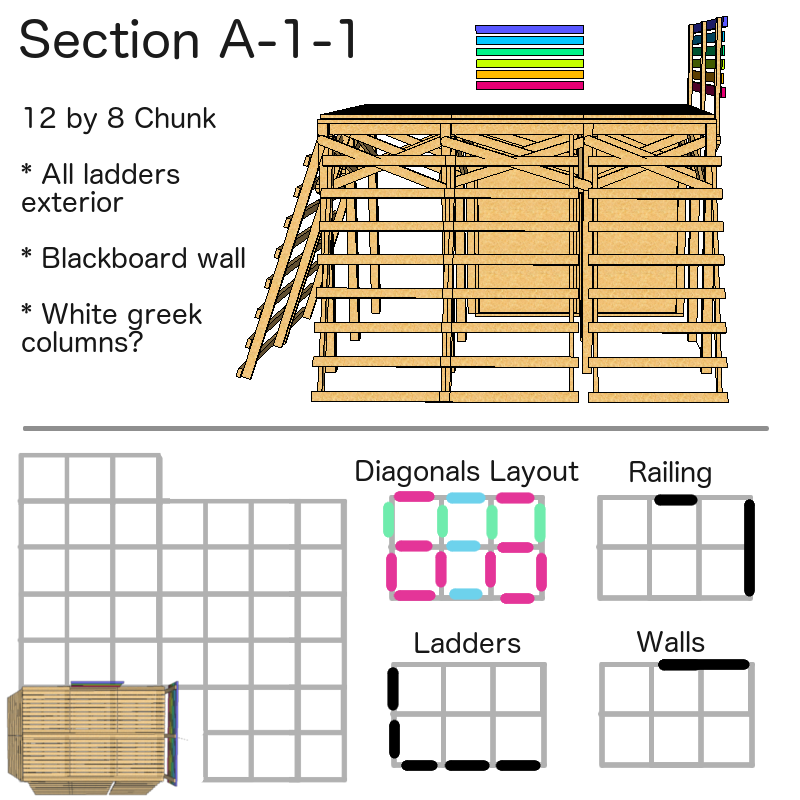
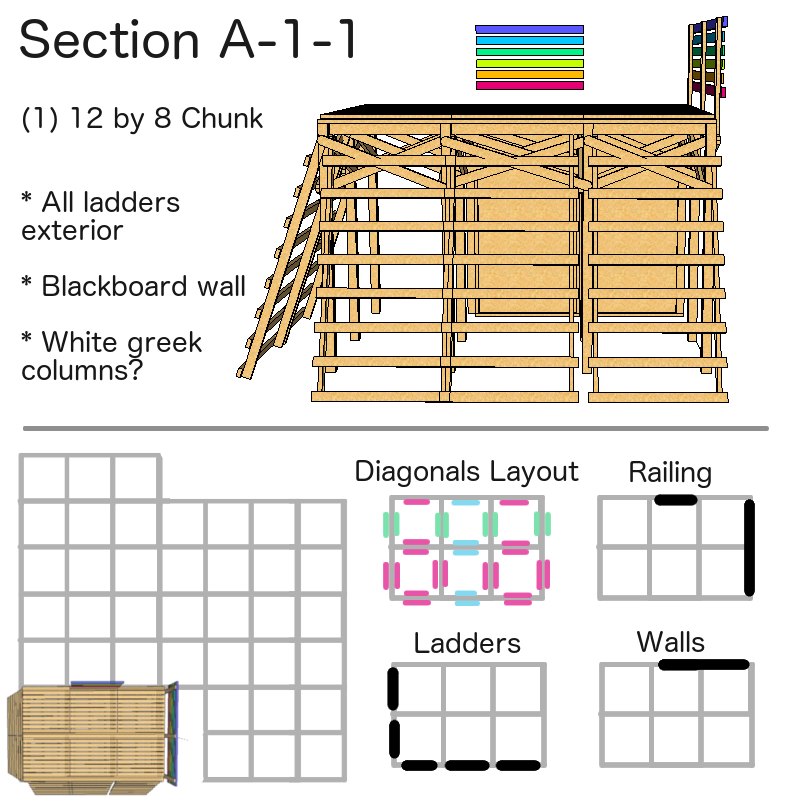
Layer changes from the first w=800, h=800 image to the second:
renamed "12 by 8 Chunk ..." to "(1) 12 by 8 Chunk ...", painted on it over [left=21, top=107, right=263, bottom=381]
added layer "Layer #8" in group "Layer Group" over [left=383, top=499, right=551, bottom=606]
hid "Layer #5", opacity 100% → 84%, painted on it over [left=383, top=491, right=547, bottom=604]
